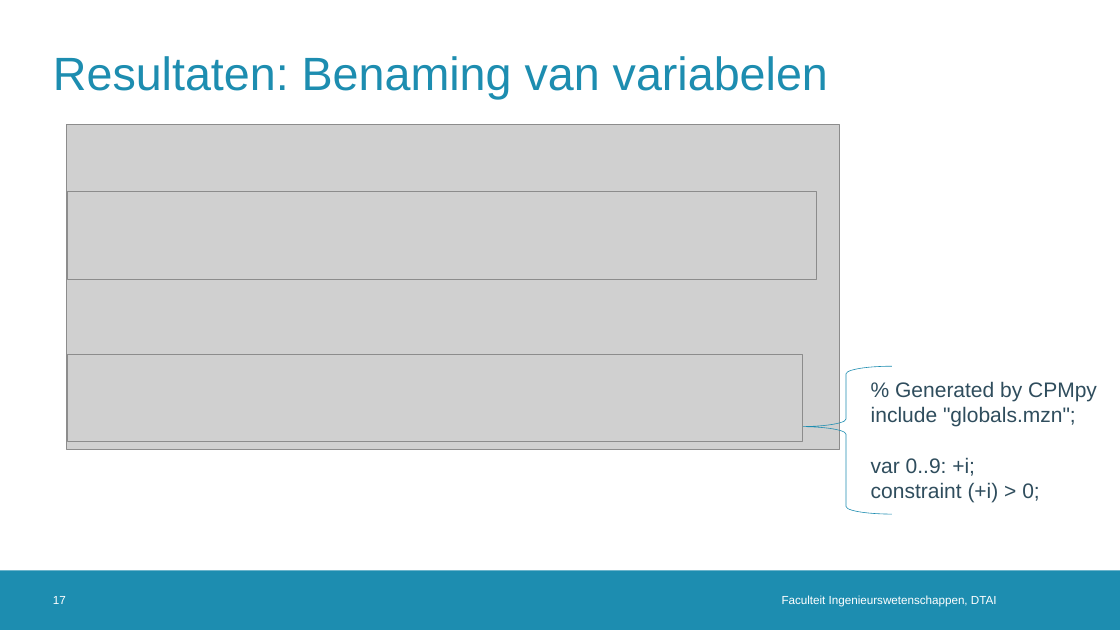
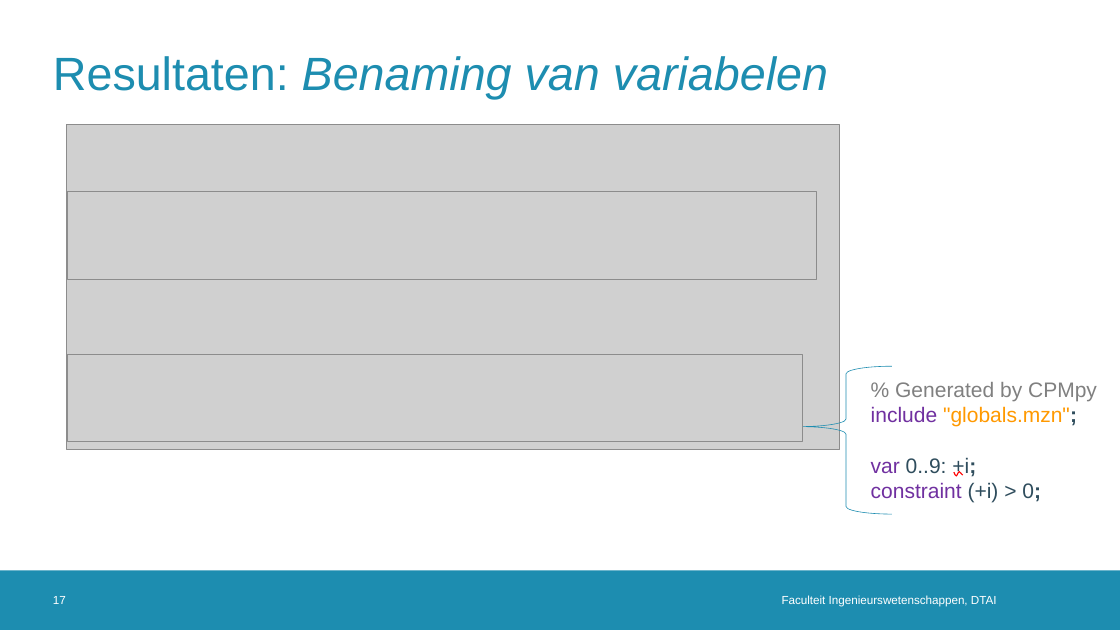
Before and after one commit to rubenkindt/Masterproef-paper-RubenKindt, a slide deck: slide 17 of Milestones/M10 defence/M10.pptx. Drawn at 1120x630 pixels with LibreOffice and Linux fonts; fonts in the diff are those of the drawing; grey boxes stand for pictures; background and template pictures are left out. Boxes give left, top, right and bottom in pixels: in the first picture for what was removed or moved away, otherwise in the second. Text is boxed around its words. In the diff, an @@ line names an element or a change of style, - is before the commit and + after.

```diff
--- a/Milestones/M10 defence/M10.pptx
+++ b/Milestones/M10 defence/M10.pptx
@@ title "Resultaten: Benaming van variabelen" at box(53, 56, 828, 99): italic on in "Benaming van variabelen" @@
@@ text "% Generated by CPMpy" at box(871, 382, 1097, 502): text colour #2F4D5D to #808080 in "% Generated by CPMpy"; text colour #2F4D5D to #7030A0 in "include", "var", "constraint"; text colour #2F4D5D to #FF9900 in ""globals.mzn";"; bold on in ""globals.mzn";", "+i;", "0;" @@
@@ freeform shape added at box(954, 472, 963, 476), outline #FF0000 1 pt @@
```
Also in this commit, not shown: 12 other slides changed, 1 slide added, 1 other file.
